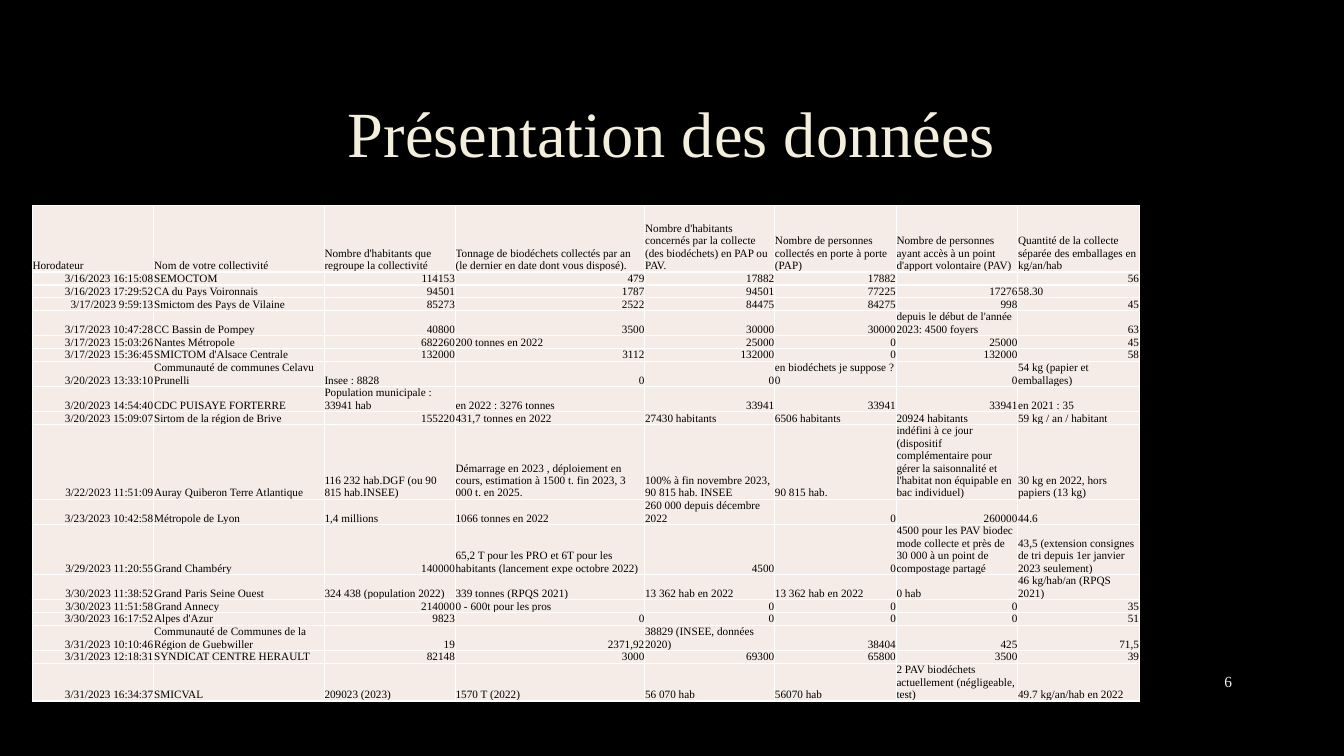
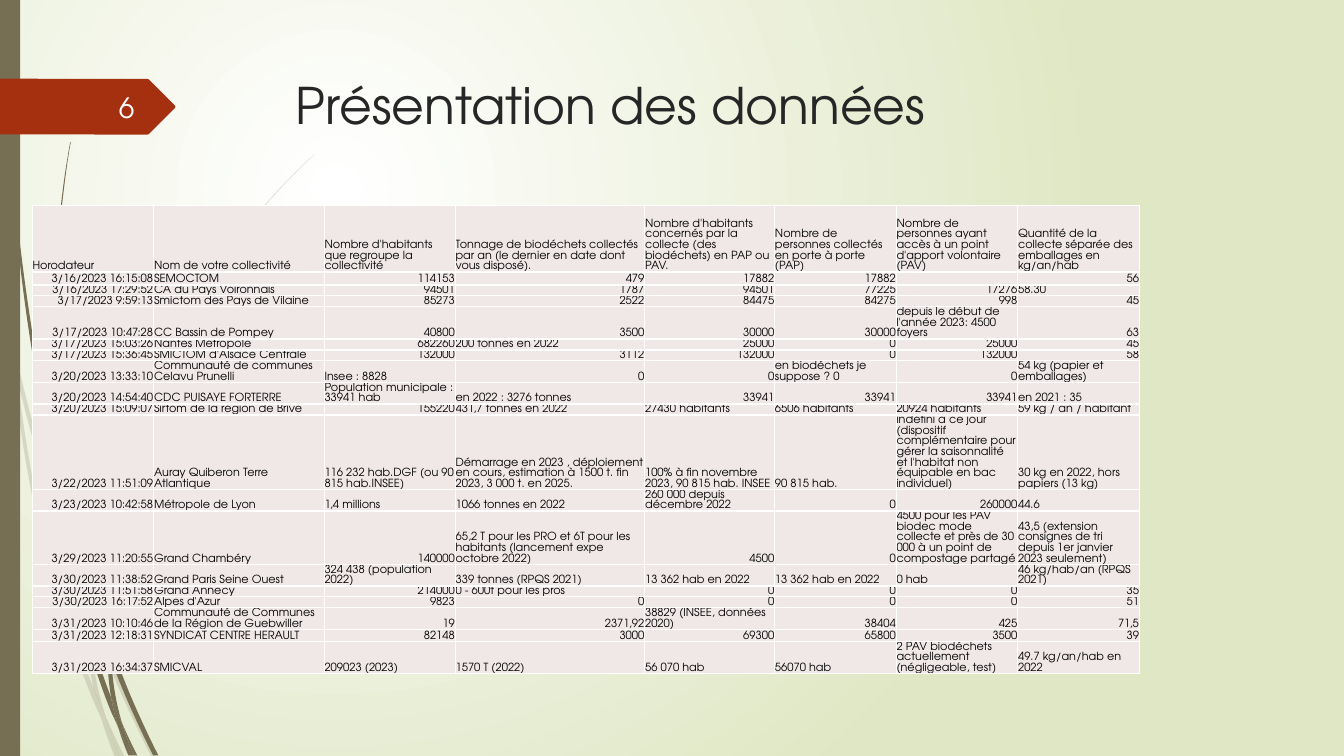
Before and after one commit to Grismonde/Maraton-du-web, a slide deck: slide 6 of Groupe 5.pptx. Drawn at 1344x756 pixels with LibreOffice and Linux fonts; fonts in the diff are those of the drawing; background and template pictures are left out. Boxes give left, top, right and bottom in pixels: in the first picture for what was removed or moved away, otherwise in the second. Text is boxed around its words. In the diff, an @@ line names an element or a change of style, - is before the commit and + after.

```diff
--- a/Groupe 5.pptx
+++ b/Groupe 5.pptx
@@ background picture (left out) to gradient #FFFFFF to #DFE8C4 @@
@@ rectangle added at <box>0,0,20,756</box>, fill #766F54 @@
@@ freeform shape added at <box>0,79,175,134</box>, fill #A53010 @@
@@ page number: place and size @@
-page number at <box>1224,677,1232,687</box>
+page number at <box>119,97,135,119</box>
@@ page number at <box>119,97,135,119</box>: size 11 to 20 pt, font Times New Roman to TeX Gyre Adventor, text colour #F2F2F2 to #FEFFFF @@
@@ title "Présentation des données": place and size @@
-title "Présentation des données" at <box>348,112,995,158</box>
+title "Présentation des données" at <box>296,85,925,125</box>
@@ title "Présentation des données" at <box>296,85,925,125</box>: size 46 to 36 pt, font Times New Roman to TeX Gyre Adventor, text colour #F4EEDC to #262626, letter outline #404040 0.75 pt to none; alignment centre to left; line spacing 0.9 to 1; vertical alignment middle to top @@
@@ table at <box>32,206,1141,756</box> @@
@@ fill #F6EDE7 to #F0E8E7 in 152 cells @@
@@ font Times New Roman to TeX Gyre Adventor @@
@@ group added at <box>0,154,315,756</box>: 10 freeform shapes @@
@@ group added at <box>3,0,262,756</box>: 12 freeform shapes @@
```
Also in this commit, not shown: 16 other slides changed, 1 slide added, 1 slide removed.
